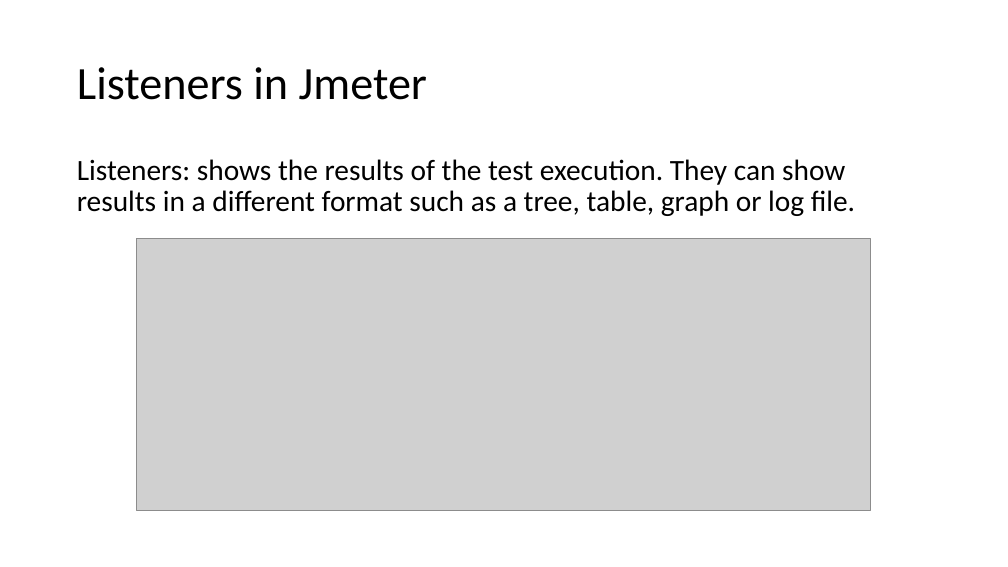
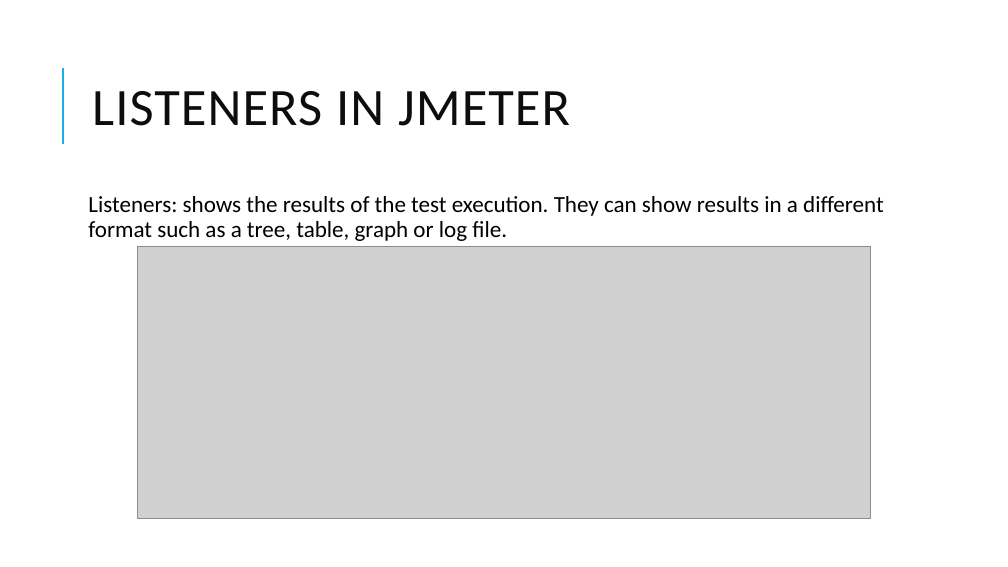
Before and after one commit to skandhwa/SimplilearnNew, a slide deck: slide 13 of Load Testing -Jmeter.pptx. Drawn at 1008x567 pixels with LibreOffice and Linux fonts; fonts in the diff are those of the drawing; grey boxes stand for pictures. Boxes give left, top, right and bottom in pixels: in the first picture for what was removed or moved away, otherwise in the second. Text is boxed around its words. In the diff, an @@ line names an element or a change of style, - is before the commit and + after.

```diff
--- a/Load Testing -Jmeter.pptx
+++ b/Load Testing -Jmeter.pptx
@@ line added from (63, 144) to (63, 68), #1CADE4 1.5 pt @@
@@ title at (92,91,570,126): text changed; size 44 to 50 pt; text colour #000000 to #0D0D0D @@
-Listeners in Jmeter
+LISTENERS IN JMETER
@@ text "Listeners: shows the results of ...": place and size @@
-text "Listeners: shows the results of ..." at (77,159,855,216)
+text "Listeners: shows the results of ..." at (88,196,884,241)
@@ text "Listeners: shows the results of ..." at (88,196,884,241): size 28 to 22 pt; more space between paragraphs @@
@@ picture: place and size @@
-picture at (137,239,870,511)
+picture at (138,247,871,519)
```
Also in this commit, not shown: 18 other slides changed, 14 slides added, 7 other files.
